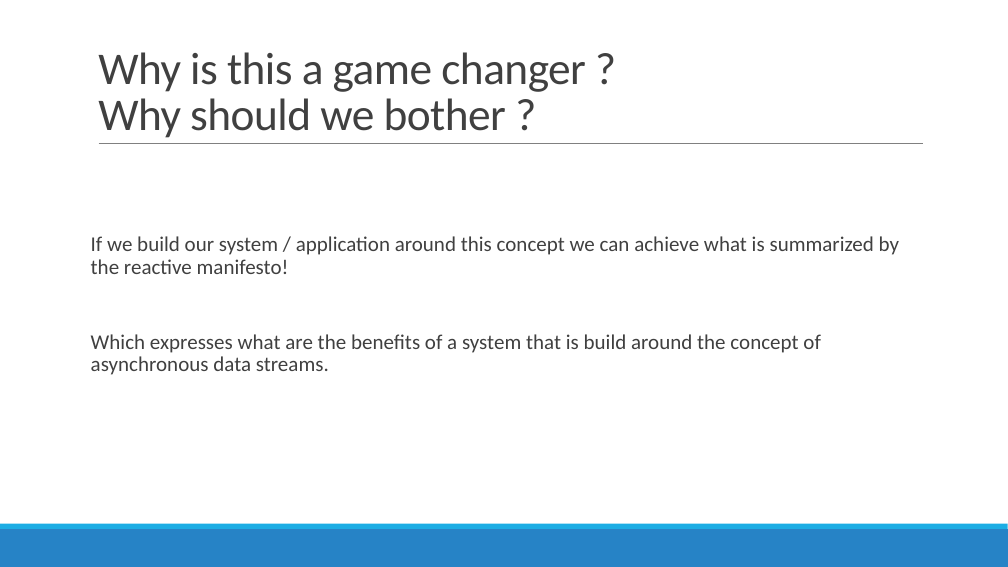
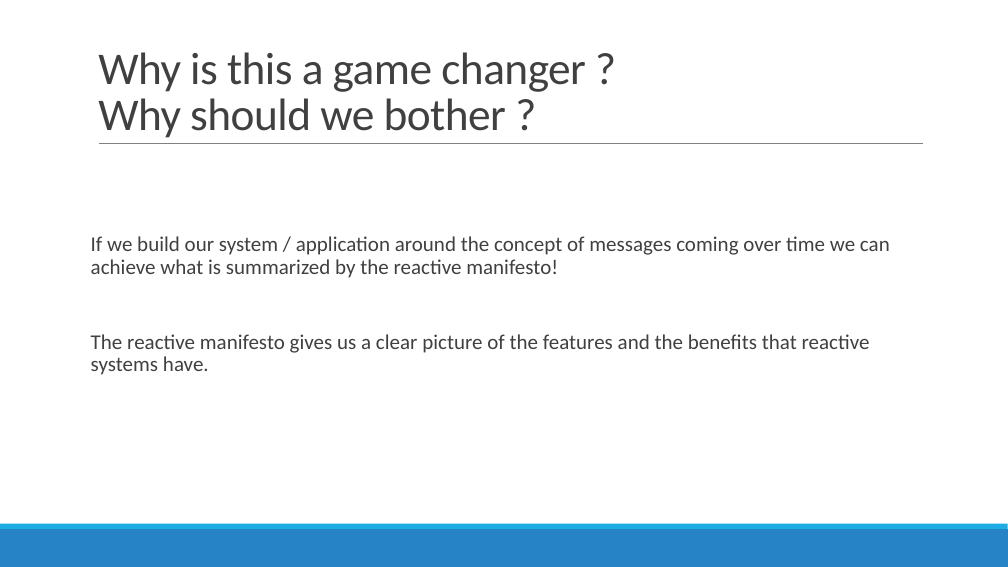
Before and after one commit to AGiorgetti/rxjs101, a slide deck: slide 6 of ReactiveProgramming_RxJS.pptx. Drawn at 1008x567 pixels with LibreOffice and Linux fonts; fonts in the diff are those of the drawing. Boxes give left, top, right and bottom in pixels: in the first picture for what was removed or moved away, otherwise in the second. Text is boxed around its words. In the diff, an @@ line names an element or a change of style, - is before the commit and + after.

```diff
--- a/ReactiveProgramming_RxJS.pptx
+++ b/ReactiveProgramming_RxJS.pptx
@@ text at [91, 236, 890, 375]: text changed @@
-If we build our system / application around this concept we can achieve what is summarized by the reactive manifesto!
-Which expresses what are the benefits of a system that is build around the concept of asynchronous data streams.
+If we build our system / application around the concept of messages coming over time we can achieve what is summarized by the reactive manifesto!
+The reactive manifesto gives us a clear picture of the features and the benefits that reactive systems have.
```
Also in this commit, not shown: 8 other slides changed, 12 other files.
